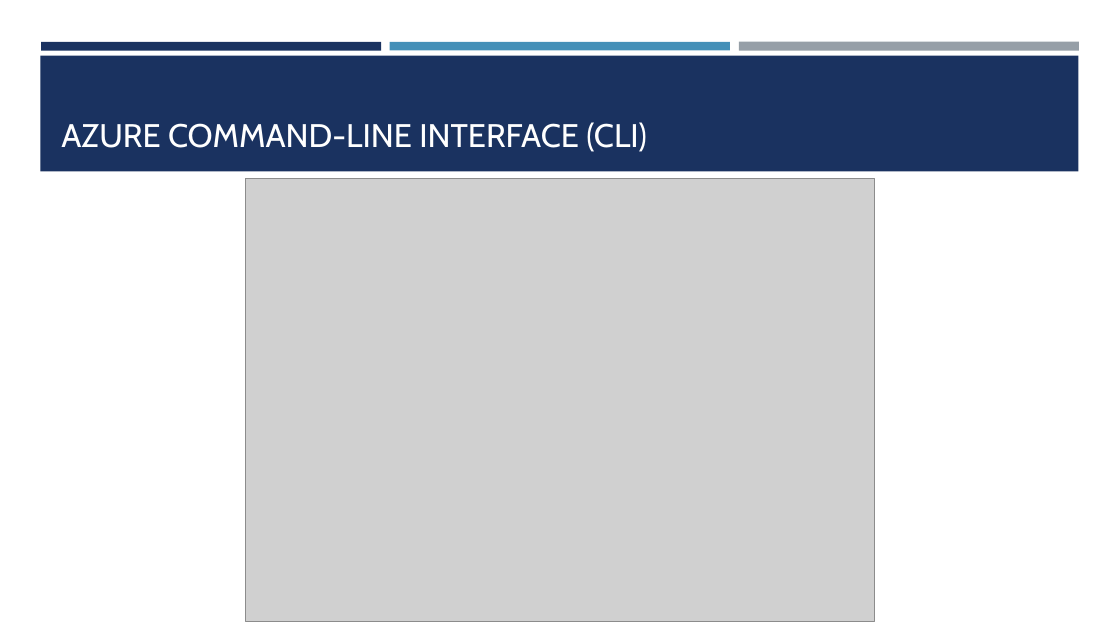
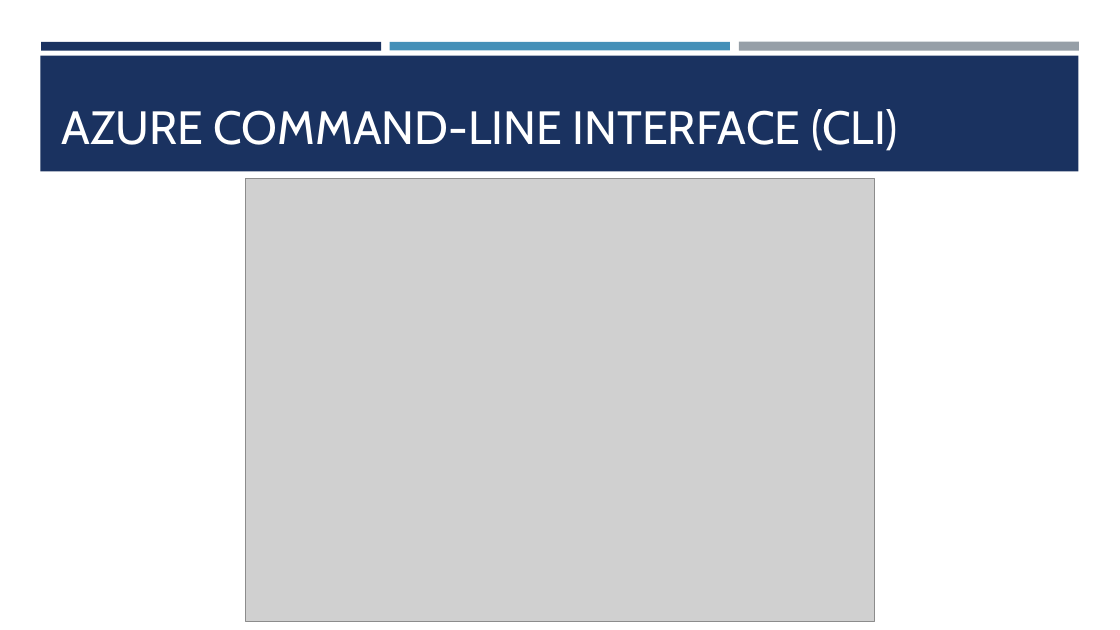
Before and after one commit to timothywarner/summer2019, a slide deck: slide 7 of psh on the river 2019/warner-az-commands-2019.pptx (slide 6 before the commit). Drawn at 1120x630 pixels with LibreOffice and Linux fonts; fonts in the diff are those of the drawing; grey boxes stand for pictures; background and template pictures are left out. Boxes give left, top, right and bottom in pixels: in the first picture for what was removed or moved away, otherwise in the second. Text is boxed around its words. In the diff, an @@ line names an element or a change of style, - is before the commit and + after.

Commit message:
Add PPT changes

```diff
--- a/psh on the river 2019/warner-az-commands-2019.pptx
+++ b/psh on the river 2019/warner-az-commands-2019.pptx
@@ title "AZURE COMMAND-LINE INTERFACE (CLI)" at bbox=[61, 109, 898, 151]: size 28 to 40 pt @@
```
Also in this commit, not shown: 1 other slide changed, 1 slide added, 2 other files.
